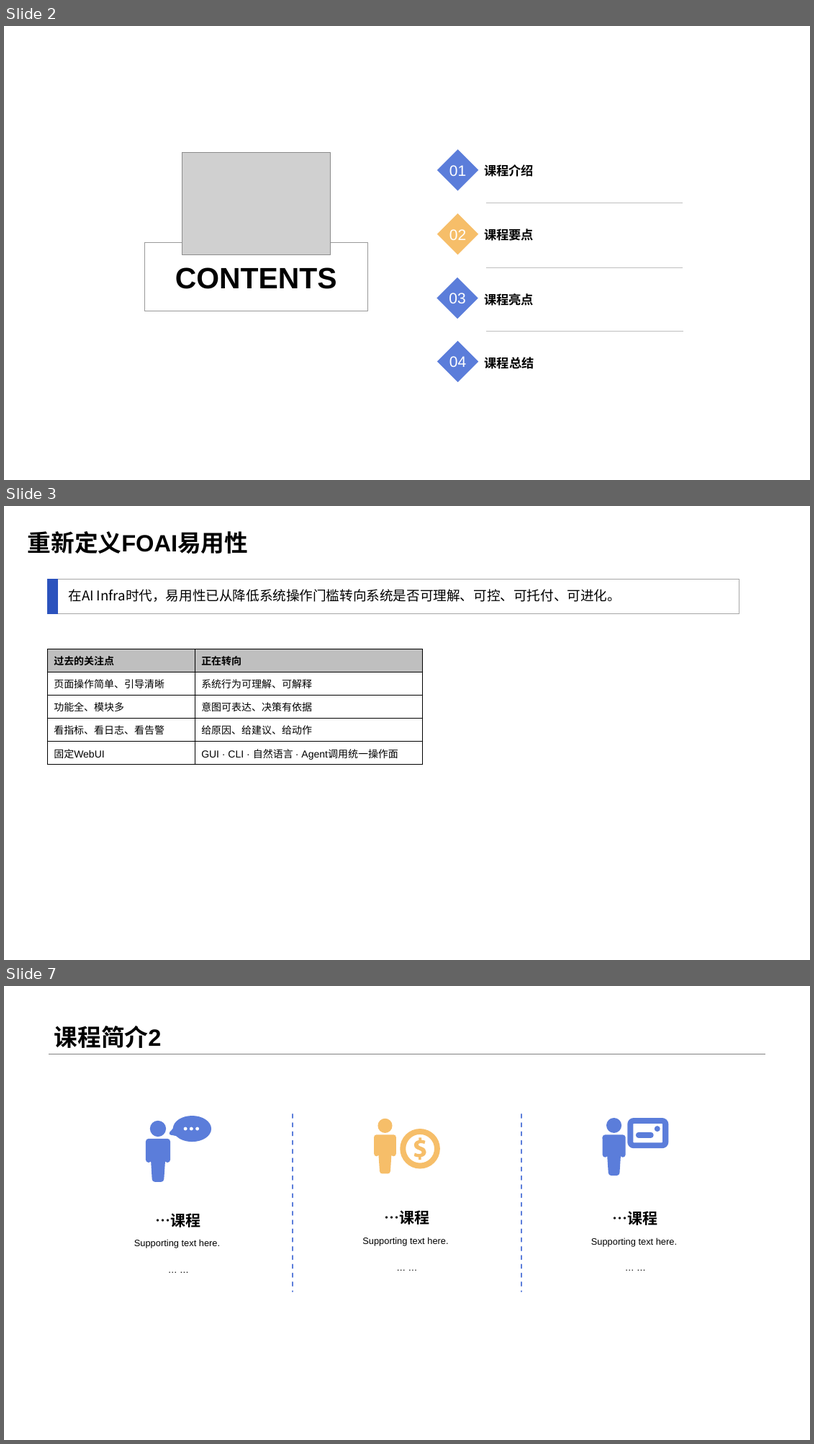
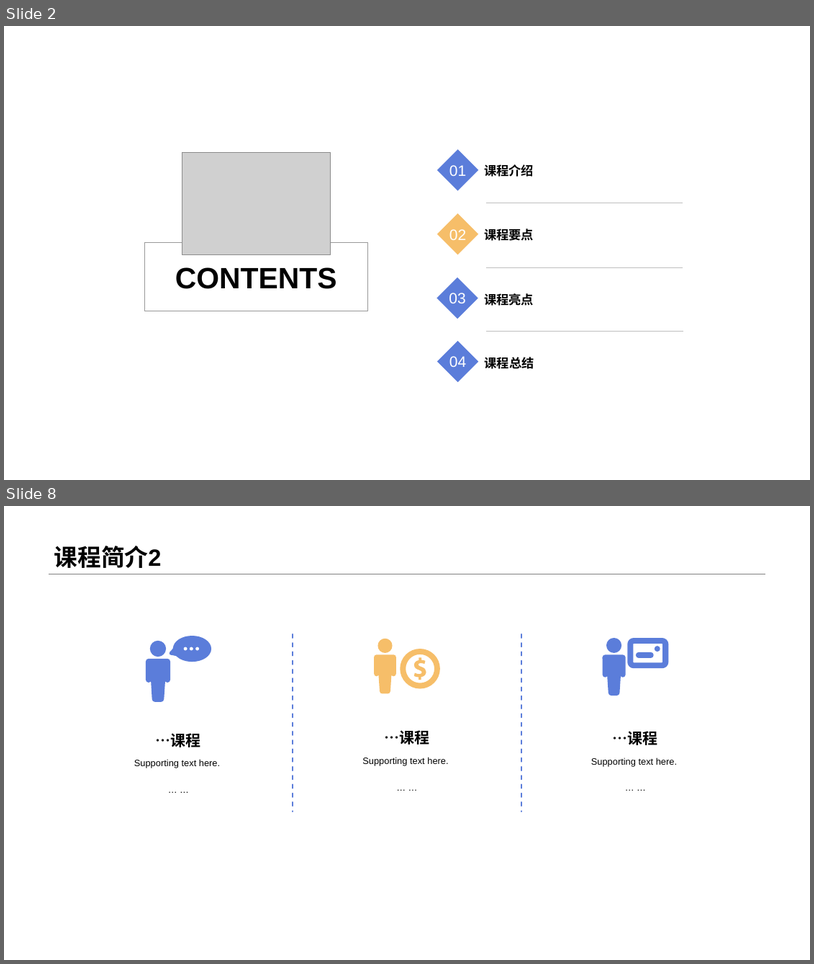
Before and after one commit to ccyang-aier/Orin, a slide deck: maas/新建文件夹/foai.pptx. Shown one above the other, each under a label of ours: slides 2, 3 and 7 before the commit, slides 2 and 8 after it; the slides between them are not shown. The pictures are 814x1444 and 814x964 pixels, drawn with LibreOffice and Linux fonts; fonts in the diff are those of the drawing; grey boxes stand for pictures. Boxes give left, top, right and bottom in pixels: in the first picture for what was removed or moved away, otherwise in the second. Text is boxed around its words. In the diff, an @@ line names an element or a change of style, - is before the commit and + after.

```diff
--- a/maas/新建文件夹/foai.pptx
+++ b/maas/新建文件夹/foai.pptx
@@ slide 3 removed at (4,506,810,960), background #FFFFFF @@
@@ text removed at (28,531,248,554) @@
-重新定义FOAI易用性
@@ rectangle removed at (47,579,57,614) @@
@@ rectangle removed at (57,579,740,614) @@
@@ text removed at (68,589,621,602) @@
-在AI Infra时代，易用性已从降低系统操作门槛转向系统是否可理解、可控、可托付、可进化。
@@ table removed at (47,649,422,765), 5 rows, 2 columns @@
-过去的关注点 | 正在转向
-页面操作简单、引导清晰 | 系统行为可理解、可解释
-功能全、模块多 | 意图可表达、决策有依据
-看指标、看日志、看告警 | 给原因、给建议、给动作
-固定WebUI | GUI · CLI · 自然语言 · Agent调用统一操作面
@@ what was slide 7 is now slide 8 @@
```
Also in this commit, not shown: 2 slides changed, 2 slides added.
